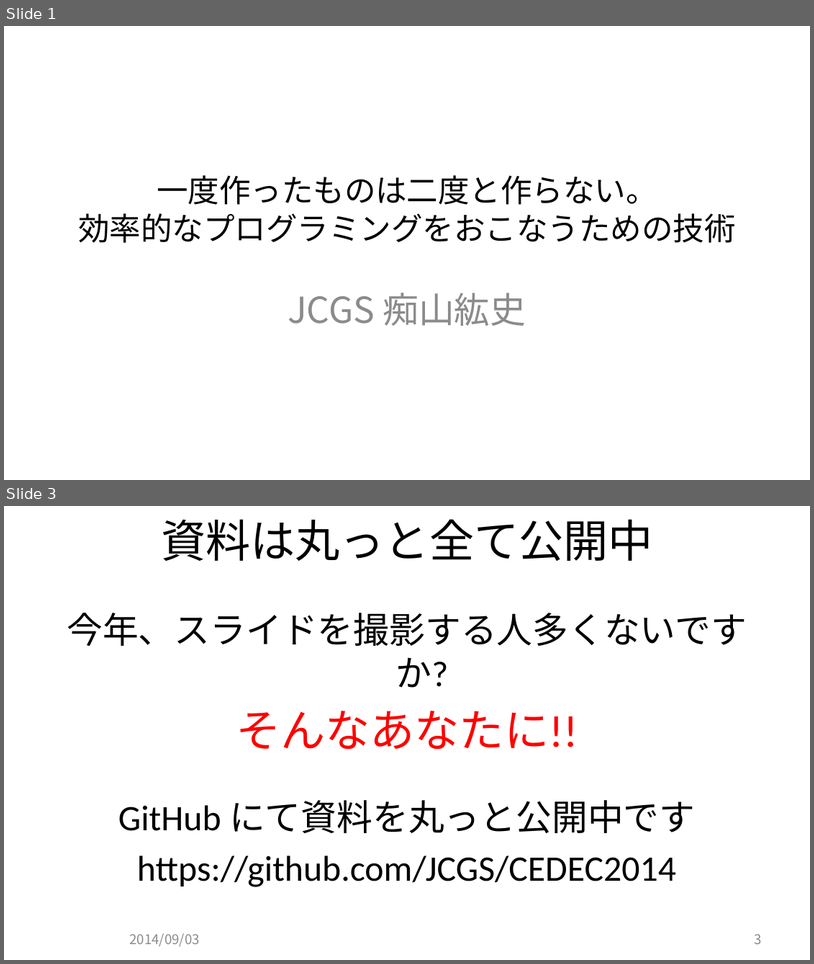
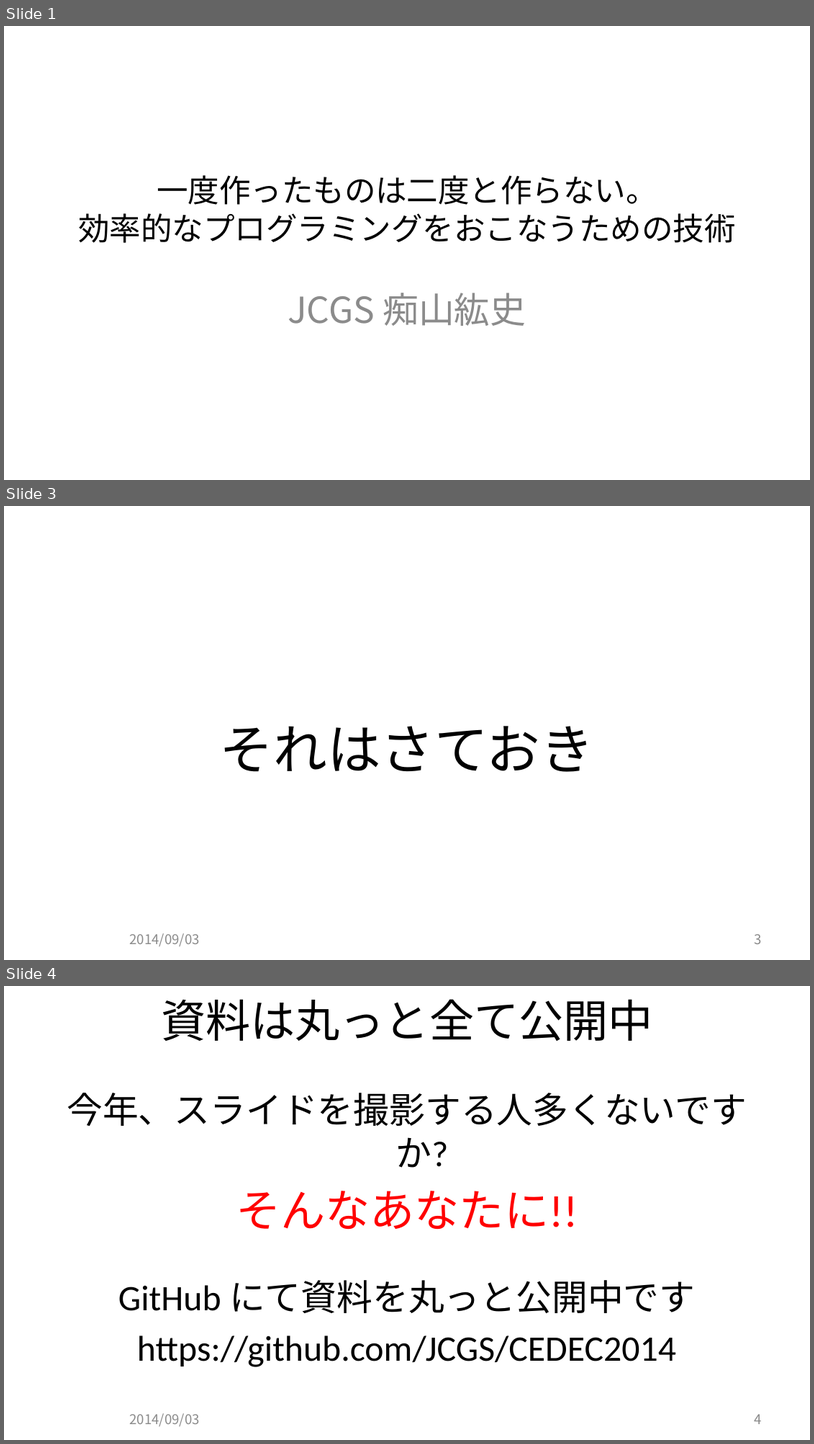
Before and after one commit to JCGS/CEDEC2014, a slide deck: chiyama/2014cedec_chiyama.pptx. Shown one above the other, each under a label of ours: slides 1 and 3 before the commit, slides 1, 3 and 4 after it; the slides between them are not shown. The pictures are 814x964 and 814x1444 pixels, drawn with LibreOffice and Linux fonts; fonts in the diff are those of the drawing; background and template pictures are left out. Boxes give left, top, right and bottom in pixels: in the first picture for what was removed or moved away, otherwise in the second. Text is boxed around its words. In the diff, an @@ line names an element or a change of style, - is before the commit and + after.

```diff
--- a/chiyama/2014cedec_chiyama.pptx
+++ b/chiyama/2014cedec_chiyama.pptx
@@ slide 3 added at bbox=[4, 506, 810, 960], background picture (left out) @@
@@ text added at bbox=[220, 726, 594, 772], 48 pt, text #000000 @@
+それはさておき
@@ text added at bbox=[129, 933, 199, 946], 12 pt, text #8C8C8C @@
+2014/09/03
@@ page number added at bbox=[754, 934, 761, 944], 12 pt, text #898989 @@
+3
@@ what was slide 3 is now slide 4 @@
@@ page number at bbox=[754, 1414, 761, 1424]: text changed @@
-3
+4
```
Also in this commit, not shown: 29 slides changed, 2 other slides added, 1 other file.
